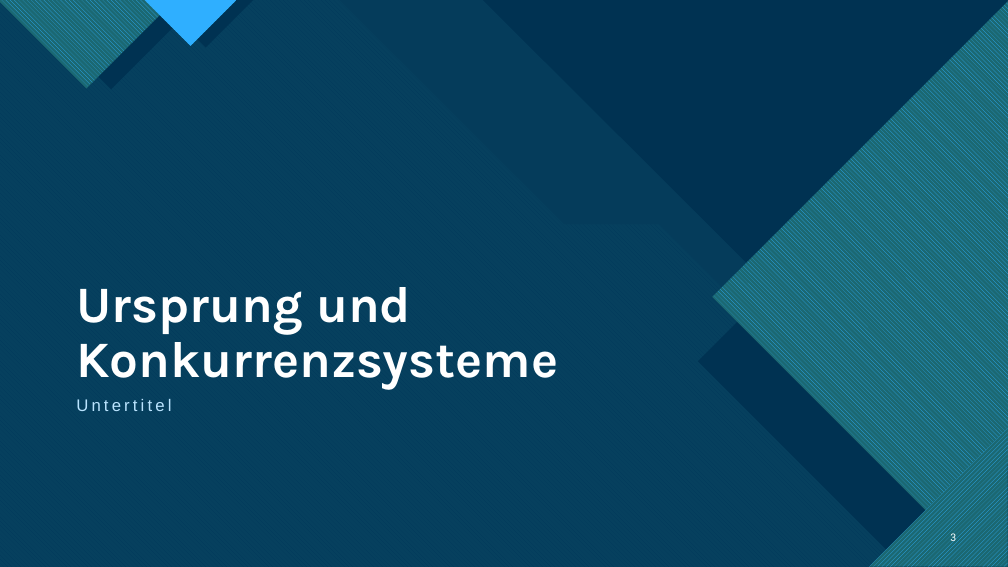
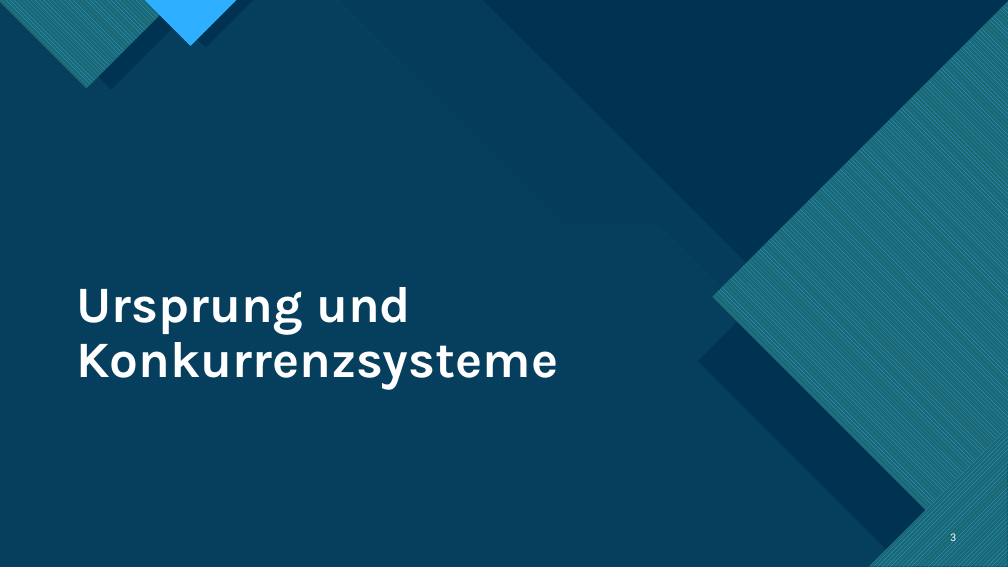
Before and after one commit to TietoLP/IU-Kochbuch, a slide deck: slide 3 of Fallstudie_Kochbuch.pptx. Drawn at 1008x567 pixels with LibreOffice and Linux fonts; fonts in the diff are those of the drawing. Boxes give left, top, right and bottom in pixels: in the first picture for what was removed or moved away, otherwise in the second. Text is boxed around its words. In the diff, an @@ line names an element or a change of style, - is before the commit and + after.

```diff
--- a/Fallstudie_Kochbuch.pptx
+++ b/Fallstudie_Kochbuch.pptx
@@ text removed at bbox=[76, 399, 171, 411] @@
-Untertitel
```
Also in this commit, not shown: 4 other slides changed, 6 slides added, 14 slides removed, 2 other files.
